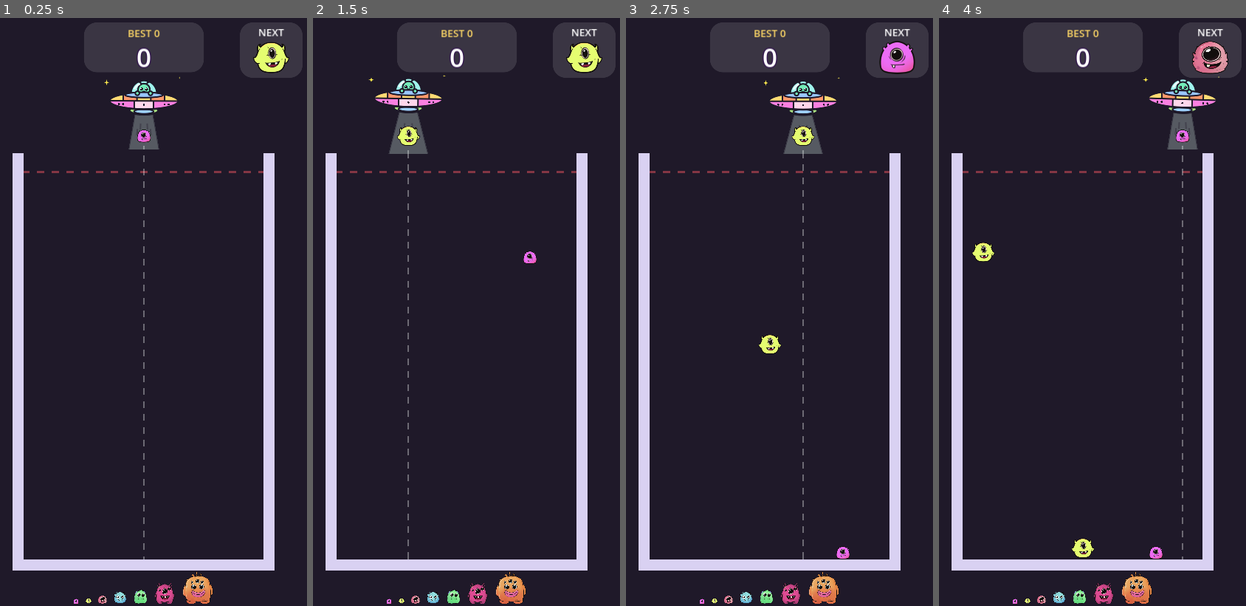
Above: before the commit, frames 1-4 (left to right).
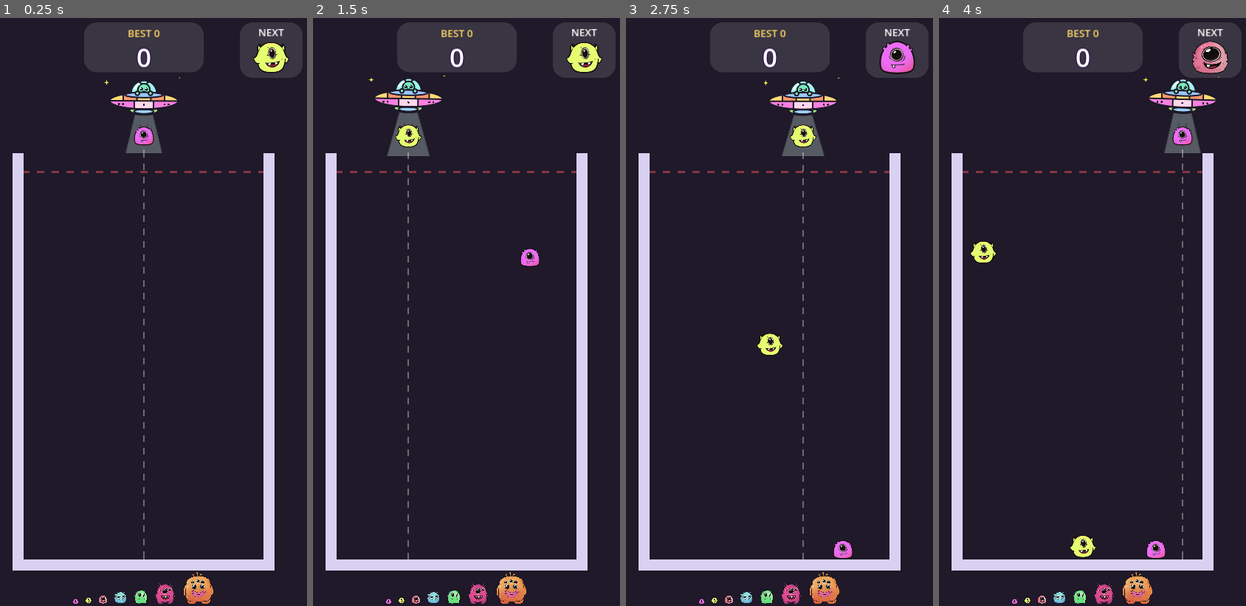
Above: after the commit, the same moments.

Repository: vickyraut212-boop/MonsterMerageGame
Game: Godot game, scene res://scenes/main.tscn
Same seed, same stepped clock (60 frames per second), same inputs: the game is played once before the commit and once after it.
Inputs (mouse positions are in pixels of both pictures, inside the frame that each line leads up to):
- Up to frame 1 (0.25 s): no input
- Up to frame 2 (1.5 s): move the mouse to (530, 282) at 0.52 s; click (530, 282) at 0.67 s; drag from (389, 341) to (457, 94) at 1.27 s
- Up to frame 3 (2.75 s): move the mouse to (804, 182) at 2.02 s; click (804, 182) at 2.17 s
- Up to frame 4 (4 s): drag from (1064, 429) to (981, 223) at 2.77 s; move the mouse to (1181, 400) at 3.52 s; click (1181, 400) at 3.67 s

The runs differ from the first frame. In frame 1, 0.8% of the frame differs, in the area x 23-70%, y 16-100%; in frame 2, 0.6%; in frame 3, 0.7%; in frame 4, 1.2%, in the area x 10-86%, y 16-100%.

Commit message:
Make Tier 1 and Tier 2 monsters bigger so their faces read
Adds READABILITY_BOOST to TierData: Tier 1 x1.45 (15 -> 22 px radius)
and Tier 2 x1.15 (25 -> 29 px). Larger tiers keep their exact size
chart proportions, and every tier stays clearly bigger than the last.

Co-Authored-By: Claude Opus 5.5 <noreply@anthropic.com>
Claude-Session: https://claude.ai/code/session_01QQF4EsL7cFRzG2ai4USehR

Diff:
--- a/scripts/tier_data.gd
+++ b/scripts/tier_data.gd
@@ -19,6 +19,12 @@
 const BOSS_RADIUS := 130.0
 
 const SIZE_CHART_RATIO: Array[float] = [0.119, 0.195, 0.289, 0.412, 0.471, 0.658, 1.0]
+
+## Readability boost for the smallest tiers. At their pure chart size Tier 1
+## (about 15 px) and Tier 2 (about 25 px) are too small to read their faces,
+## and they are the monsters players see most. 1.0 = exact chart size.
+## Result: T1 22, T2 29, T3 38, T4 54, T5 61, T6 86, T7 130 px radius.
+const READABILITY_BOOST: Array[float] = [1.45, 1.15, 1.0, 1.0, 1.0, 1.0, 1.0]
 
 const TIERS: Array[Dictionary] = [
 	{"name": "Tier 1 - Tiny Dot",  "texture": "res://assets/monsters/tier_1.png", "points": 1,  "bonus": 0},
@@ -53,7 +59,7 @@
 
 func get_radius(tier: int) -> float:
 	assert(is_valid(tier), "Tier %d does not exist" % tier)
-	return BOSS_RADIUS * SIZE_CHART_RATIO[tier - 1]
+	return BOSS_RADIUS * SIZE_CHART_RATIO[tier - 1] * READABILITY_BOOST[tier - 1]
 
 
 ## Scale to apply to the tier's Sprite2D so the art is as wide as its collider.
